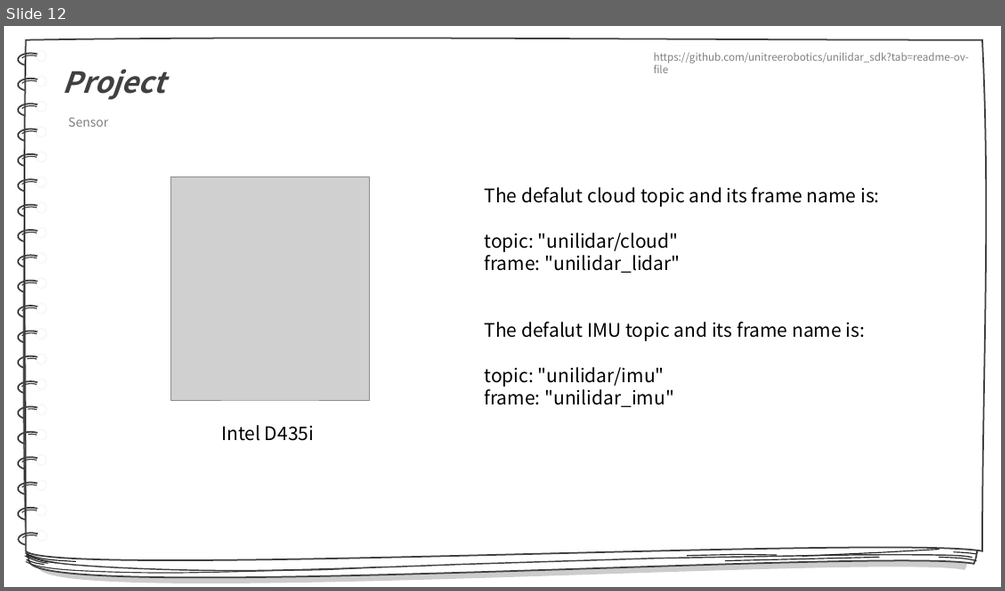
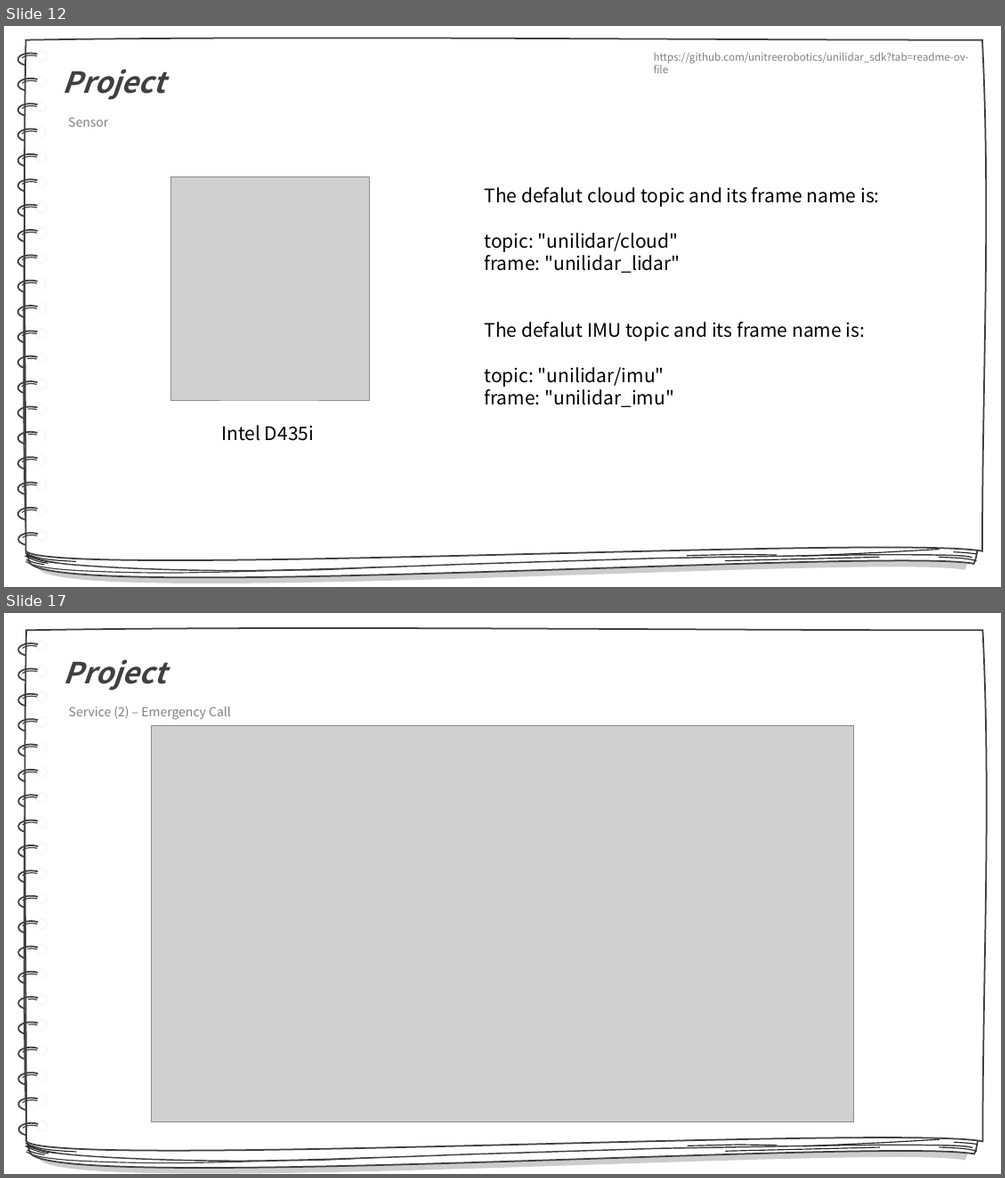
Before and after one commit to redEddie/CROS0218, a slide deck: 팀플 ppt.pptx. Shown one above the other, each under a label of ours: slide 12 before the commit, slides 12 and 17 after it; the slides between them are not shown. The pictures are 1005x591 and 1005x1178 pixels, drawn with LibreOffice and Linux fonts; fonts in the diff are those of the drawing; grey boxes stand for pictures. Boxes give left, top, right and bottom in pixels: in the first picture for what was removed or moved away, otherwise in the second. Text is boxed around its words. In the diff, an @@ line names an element or a change of style, - is before the commit and + after.

```diff
--- a/팀플 ppt.pptx
+++ b/팀플 ppt.pptx
@@ slide 17 added at box(4, 613, 1001, 1174), background #FFFFFF @@
@@ picture added at box(152, 725, 854, 1122) @@
@@ group added at box(18, 628, 987, 1167): 40 arc (boxed as its full ellipse)s, 20 ellipses, 13 freeform shapes @@
+Project
+Service (2) – Emergency Call
```
Also in this commit, not shown: 8 slides changed, 2 other slides added, 1 slide removed.
